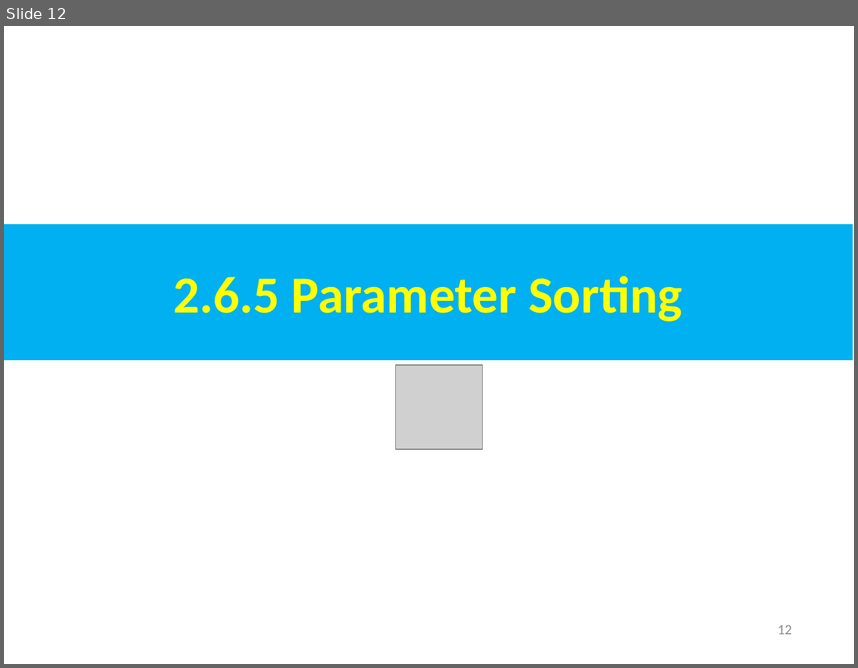
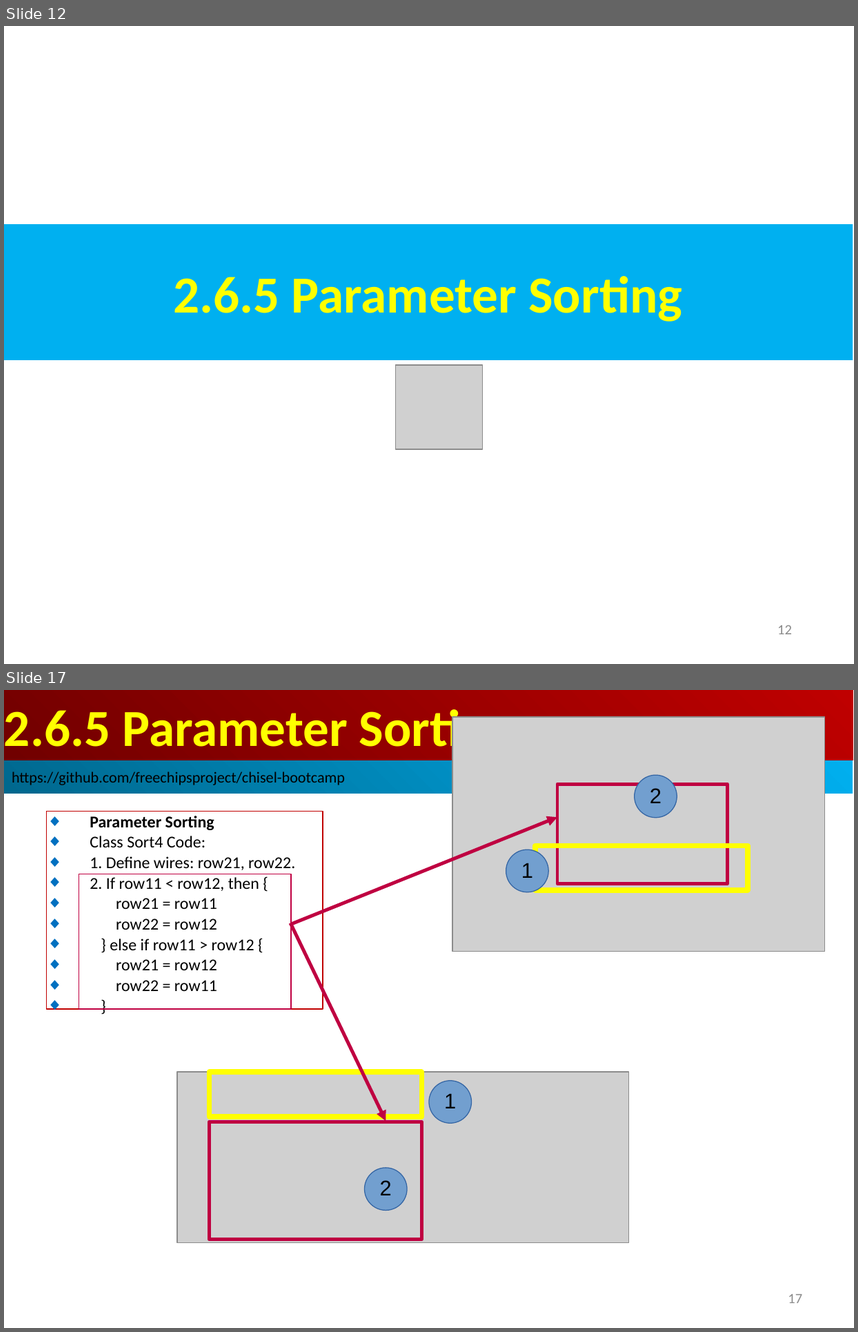
Before and after one commit to peterhchen/AIU_CS800_Chisel, a slide deck: 300_UCB_BC/003.1_Parameter/000_Video/003.1_Parameter.ppt. Shown one above the other, each under a label of ours: slide 12 before the commit, slides 12 and 17 after it; the slides between them are not shown. The pictures are 858x668 and 858x1332 pixels, drawn with LibreOffice and Linux fonts; fonts in the diff are those of the drawing; grey boxes stand for pictures. Boxes give left, top, right and bottom in pixels: in the first picture for what was removed or moved away, otherwise in the second. Text is boxed around its words. In the diff, an @@ line names an element or a change of style, - is before the commit and + after.

```diff
--- a/300_UCB_BC/003.1_Parameter/000_Video/003.1_Parameter.ppt
+++ b/300_UCB_BC/003.1_Parameter/000_Video/003.1_Parameter.ppt
@@ slide 17 added at [4,690,854,1328], background #FFFFFF @@
@@ rectangle added at [4,690,853,760], fill gradient #BF0000 to #710000, 44 pt, text #FFFF00, bold @@
+2.6.5 Parameter Sorting
@@ picture added at [452,717,825,951] @@
@@ rectangle added at [4,760,853,793], fill gradient #00AFEF to #00688E, 13 pt, text #000000 @@
+https://github.com/freechipsproject/chisel-bootcamp
@@ rectangle added at [557,785,727,884], outline #BF0041 2.89 pt @@
@@ ellipse added at [635,775,677,818], fill #729FCF, outline #3465A4 0.74 pt, 18 pt, text #000000 @@
+2
@@ rectangle added at [47,811,323,1009], outline #C00000 0.74 pt, 14 pt, text #000000 @@
+◆ Parameter Sorting
+◆ Class Sort4 Code:
+◆ 1. Define wires: row21, row22.
+◆ 2. If row11 < row12, then {
+◆ row21 = row11
+◆ row22 = row12
+◆ } else if row11 > row12 {
+◆ row21 = row12
+◆ row22 = row11
+◆ }
@@ arrow added from (291, 924) to (557, 817), #BF0041 2.89 pt @@
@@ ellipse added at [506,850,549,892], fill #729FCF, outline #3465A4 0.74 pt, 18 pt, text #000000 @@
+1
@@ rectangle added at [535,845,748,891], outline #FFFF00 4.31 pt @@
@@ rectangle added at [79,874,291,1009], outline #BF0041 0.74 pt @@
@@ arrow added from (290, 923) to (386, 1121), #BF0041 2.89 pt @@
@@ picture added at [177,1072,629,1243] @@
@@ rectangle added at [209,1072,421,1116], outline #FFFF00 4.31 pt @@
@@ ellipse added at [429,1080,472,1123], fill #729FCF, outline #3465A4 0.74 pt, 18 pt, text #000000 @@
+1
@@ rectangle added at [209,1122,421,1239], outline #BF0041 2.89 pt @@
@@ ellipse added at [364,1167,407,1210], fill #729FCF, outline #3465A4 0.74 pt, 18 pt, text #000000 @@
+2
@@ page number added at [788,1294,802,1303], 12 pt, text #8B8B8B @@
+17
```
Also in this commit, not shown: 2 slides changed, 37 other slides added.
